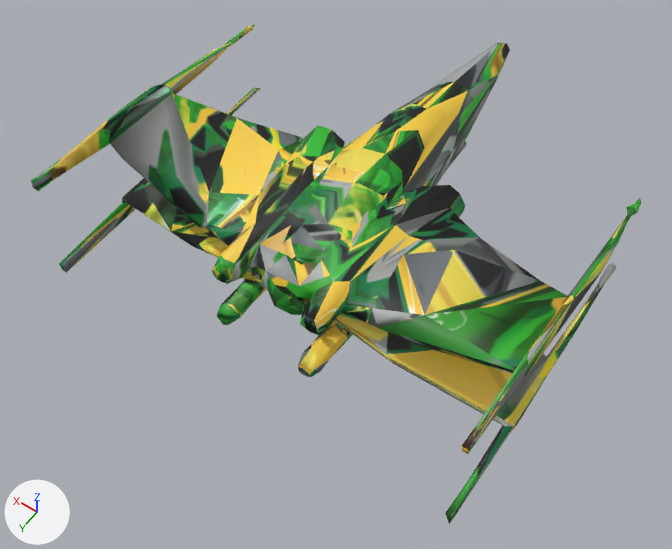
The FBX model ModelosFbx/nave.fbx, before and after one commit.
Before and after are seen from a 50 mm camera at (-12.07, 101.41, 56.38) aimed at (-5.04, 91.58, 40.92). The lights are fixed; the arrows at lower left show +X, +Y and +Z. The first picture is the older version.
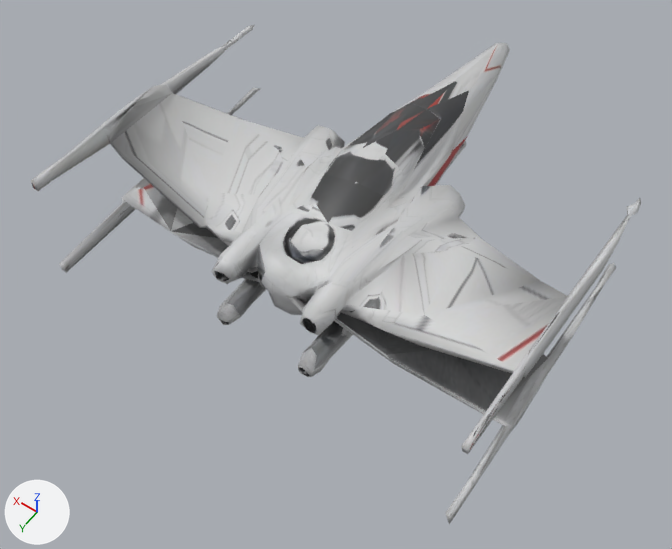
The newer file is also rescaled (x1.181), turned or shifted as a whole; pictures and numbers use the older file's frame.

Boxes (x1, y1, x2, y2) around the edits, measured in the pictures (672 x 549 px):
'Mesh_0', recoloured: (31, 25, 641, 524) in both

Diff of the bpy script that builds the scene:
```diff
--- a/ModelosFbx/nave.fbx.py
+++ b/ModelosFbx/nave.fbx.py
@@ img_nave_jpg @@
+img_nave_jpg = load_image('nave.jpg', 'nave.fbm/nave.jpg', 2048, 2048, 'sRGB')
@@ mat_nave @@
+mat_nave = principled_material('nave')
+mat_nave.texture = img_nave_jpg
@@ me_mesh_0_006 @@
 me_mesh_0_006.from_pydata(...)  # 610 vertices, 1229 faces; spans x -4.92..4.89, y -5.12..5.12, z -1.39..1.38
-me_mesh_0_006.materials.append(mat_material_0)
+me_mesh_0_006.materials.append(mat_nave)  # picture img_nave_jpg
```
